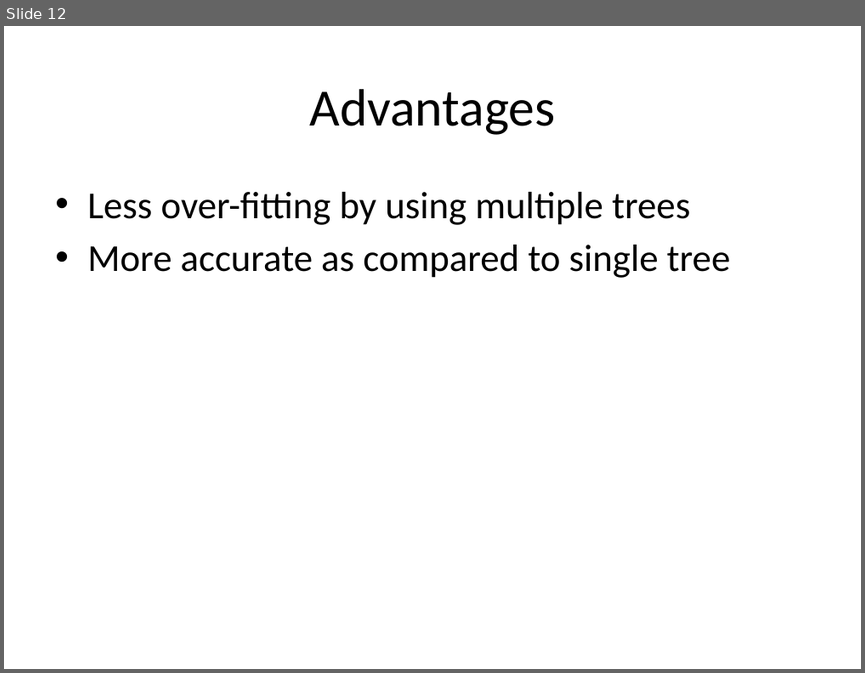
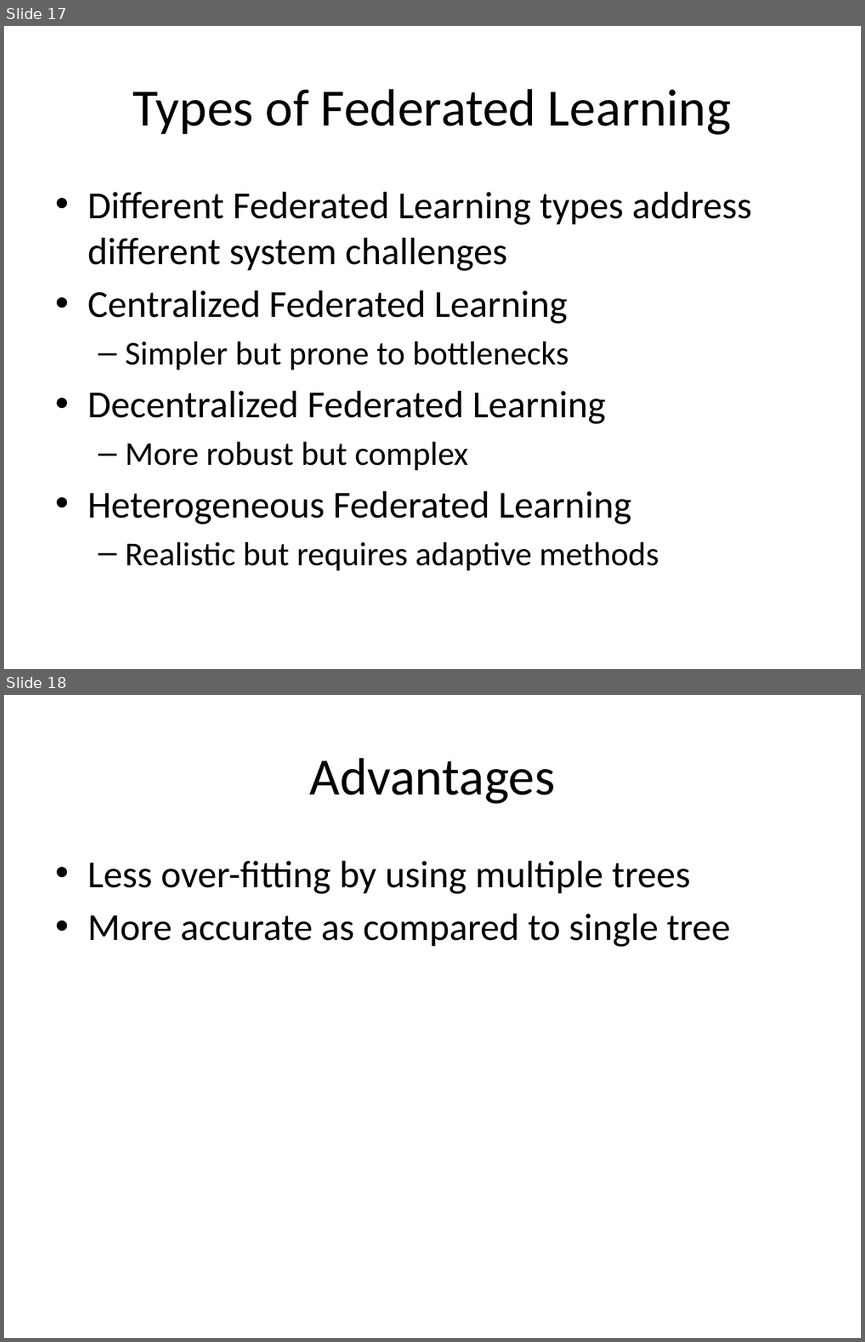
Before and after one commit to look4pritam/FederatedLearning, a slide deck: Presentations/FederatedLearning.pptx. Shown one above the other, each under a label of ours: slide 12 before the commit, slides 17 and 18 after it. The pictures are 865x673 and 865x1342 pixels, drawn with LibreOffice and Linux fonts; fonts in the diff are those of the drawing. Boxes give left, top, right and bottom in pixels: in the first picture for what was removed or moved away, otherwise in the second. Text is boxed around its words. In the diff, an @@ line names an element or a change of style, - is before the commit and + after.

```diff
--- a/Presentations/FederatedLearning.pptx
+++ b/Presentations/FederatedLearning.pptx
@@ slide 17 added at (x1=4, y1=26, x2=861, y2=669), background #FFFFFF @@
@@ title added at (x1=133, y1=89, x2=731, y2=135), 44 pt, text #000000 @@
+Types of Federated Learning
@@ text added at (x1=87, y1=192, x2=752, y2=571), 32 pt, text #000000 @@
+• Different Federated Learning types address different system challenges
+• Centralized Federated Learning
+  – Simpler but prone to bottlenecks
+• Decentralized Federated Learning
+  – More robust but complex
+• Heterogeneous Federated Learning
+  – Realistic but requires adaptive methods
@@ what was slide 12 is now slide 18 @@
```
Also in this commit, not shown: 3 slides changed, 5 other slides added.
